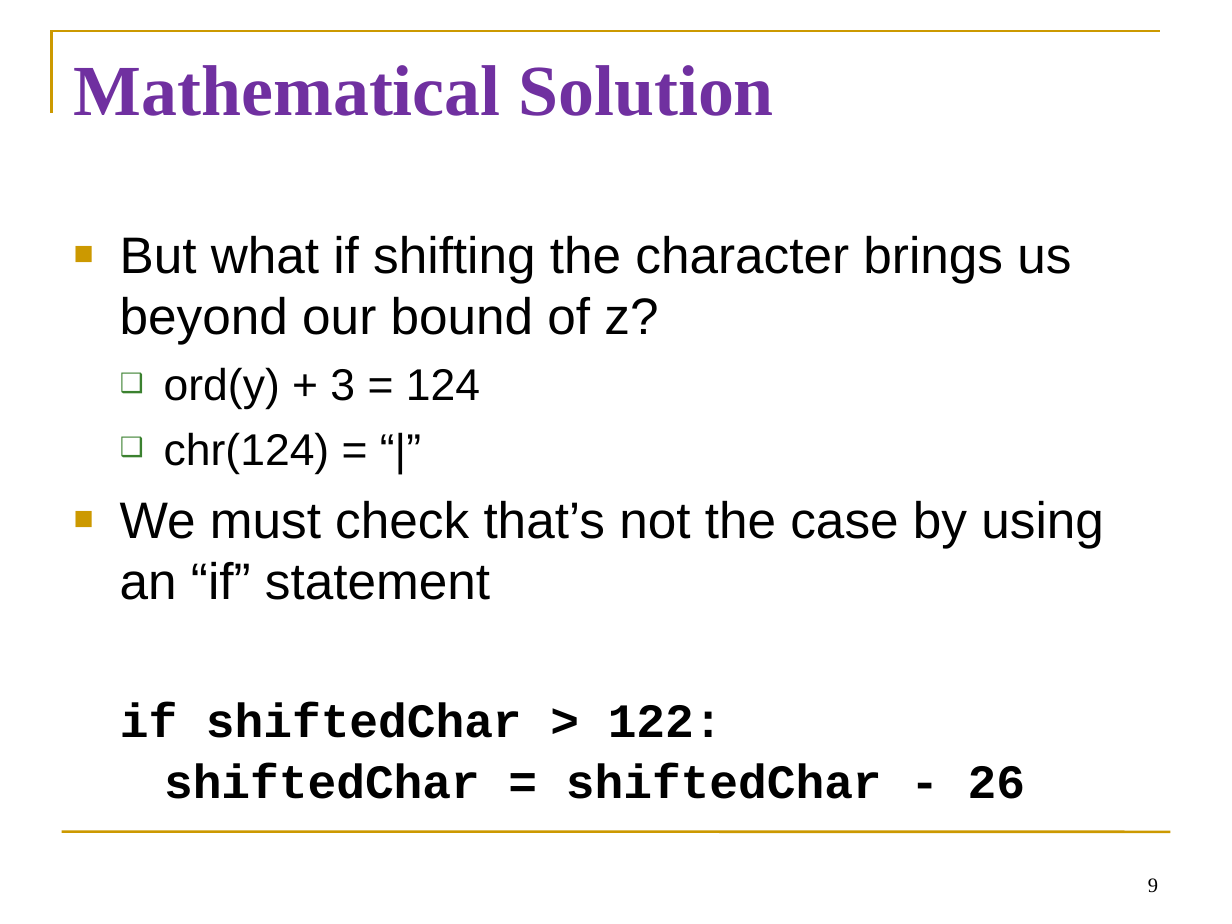
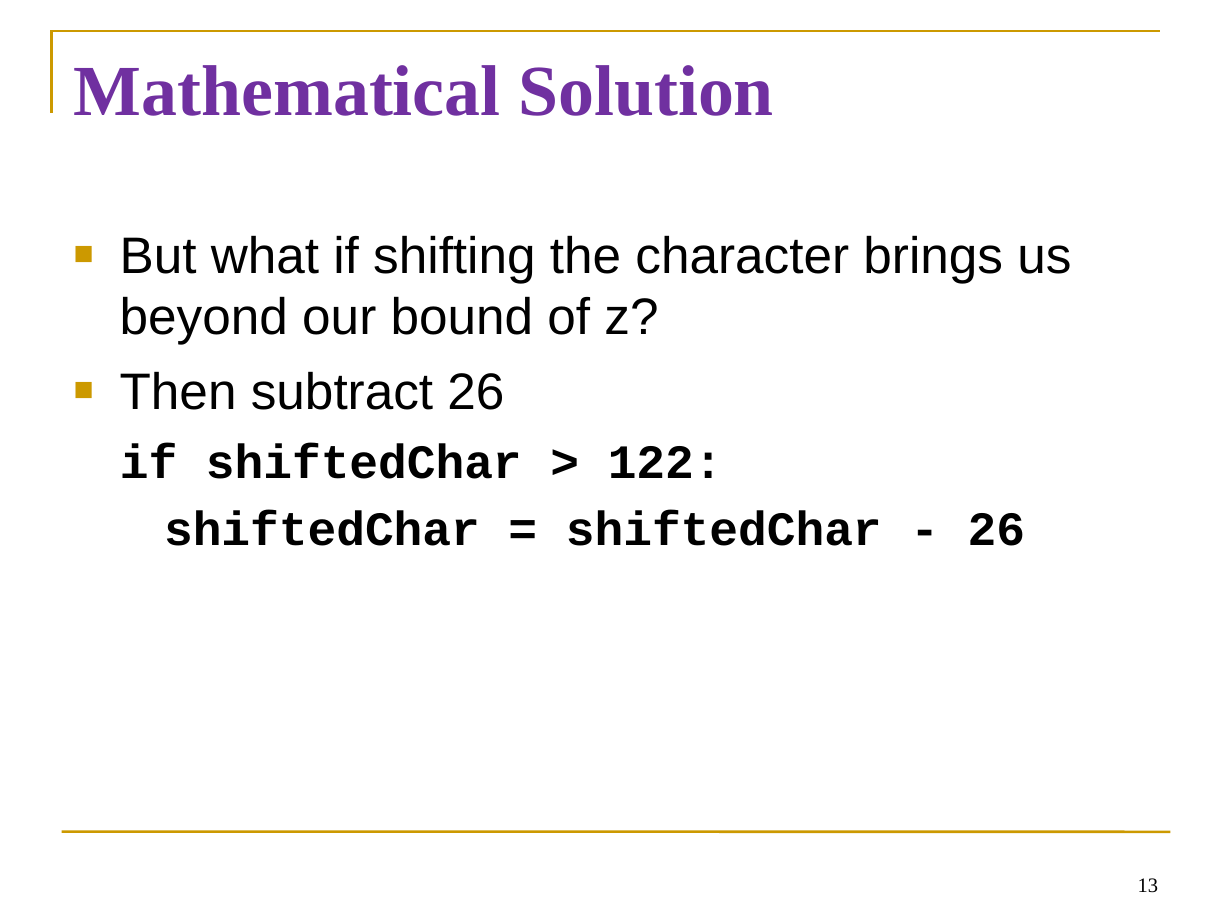
Before and after one commit to diesburg/teaching-intro-to-python-fall-2024, a slide deck: slide 13 of sessions/s19/s19.ppt (slide 9 before the commit). Drawn at 1232x924 pixels with LibreOffice and Linux fonts; fonts in the diff are those of the drawing. Boxes give left, top, right and bottom in pixels: in the first picture for what was removed or moved away, otherwise in the second. Text is boxed around its words. In the diff, an @@ line names an element or a change of style, - is before the commit and + after.

```diff
--- a/sessions/s19/s19.ppt
+++ b/sessions/s19/s19.ppt
@@ text at [120, 371, 504, 410]: text changed @@
-  ❑ ord(y) + 3 = 124
-  ❑ chr(124) = “|”
-■ We must check that’s not the case by using an “if” statement
+■ Then subtract 26
@@ text at [120, 444, 1025, 546]: indent changed; line spacing 0.9 to 1 @@
@@ page number at [1138, 878, 1158, 893]: text changed @@
-9
+13
```
Also in this commit, not shown: 4 other slides changed, 2 slides added, 4 slides removed, 13 other files.
